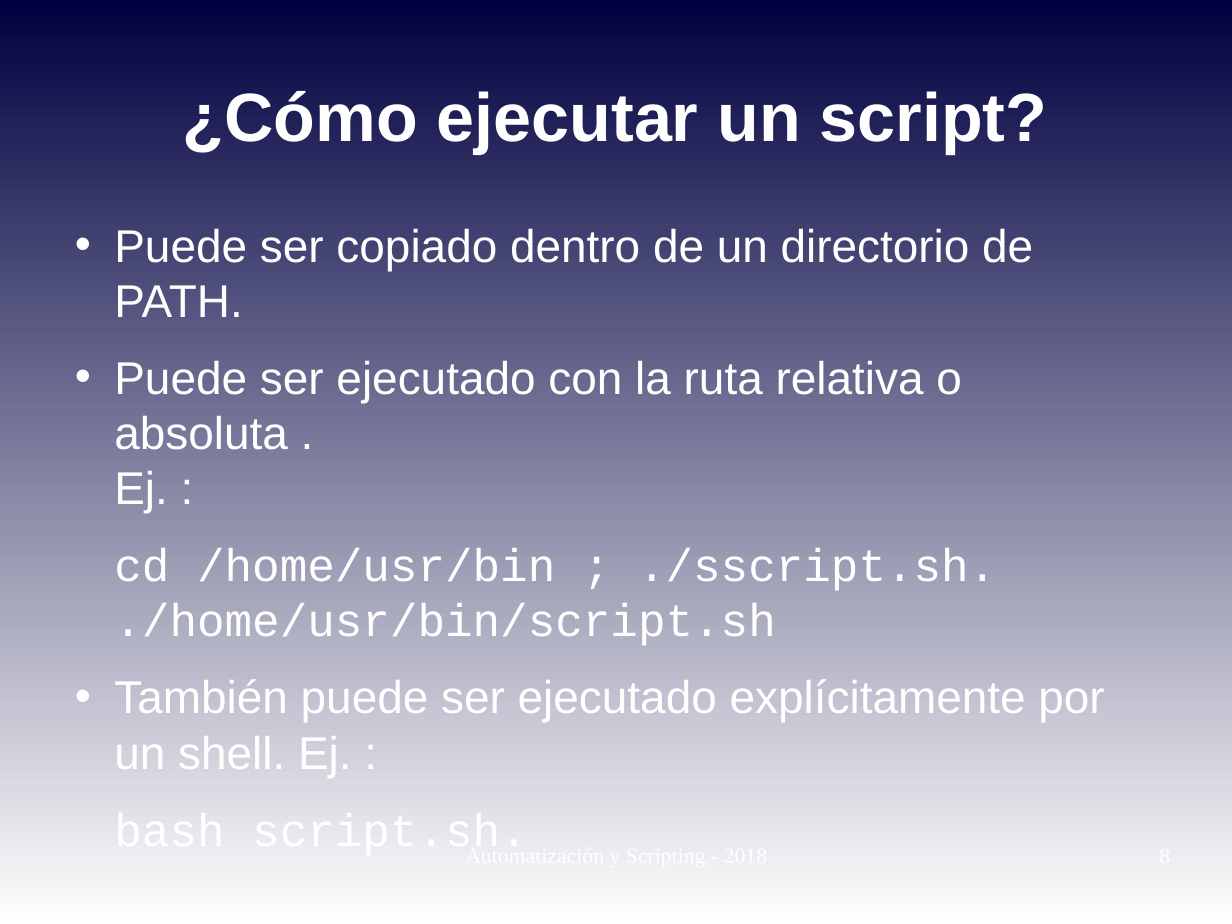
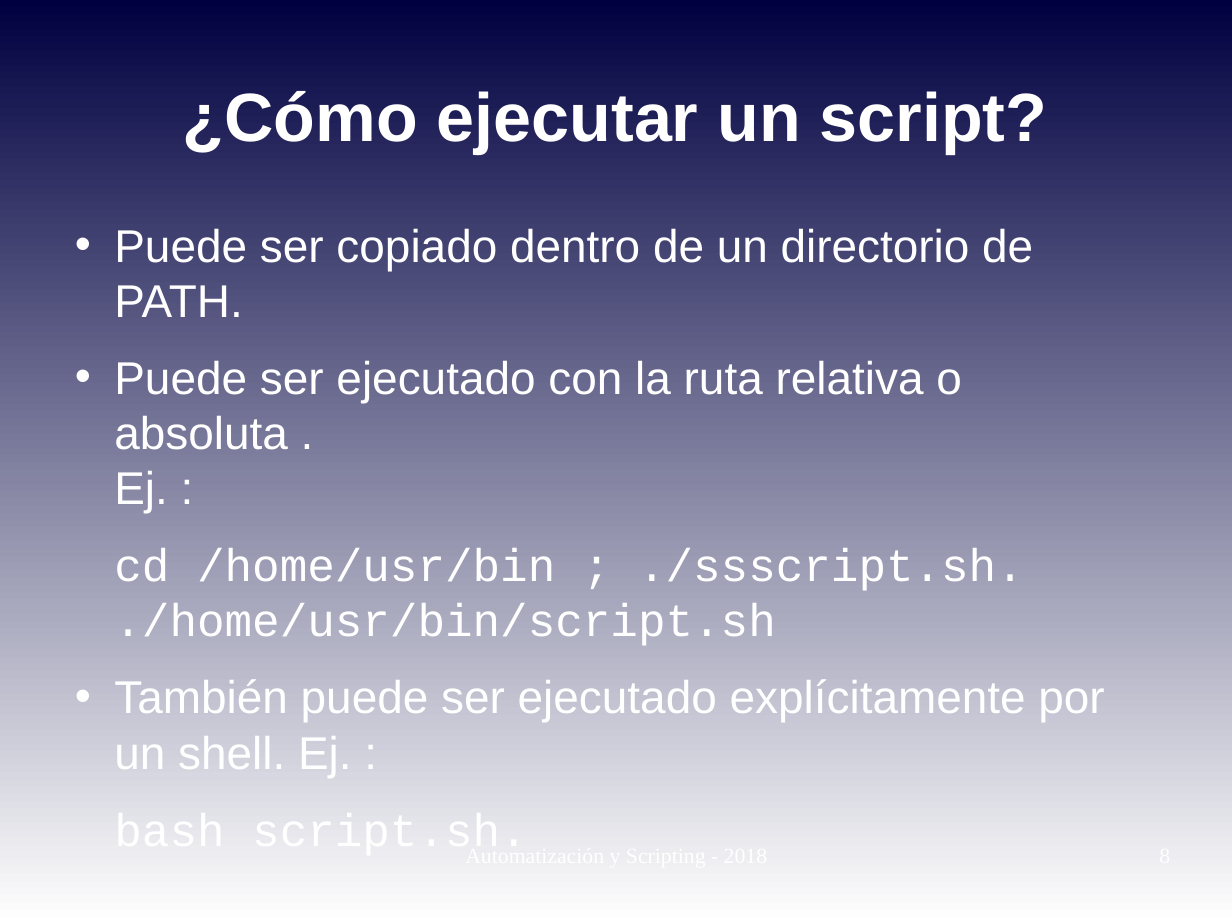
Before and after one commit to niniadcobre/-AutoyScripting, a slide deck: slide 8 of clases/AYS_clase02.odp. Drawn at 1232x924 pixels with LibreOffice and Linux fonts; fonts in the diff are those of the drawing. Boxes give left, top, right and bottom in pixels: in the first picture for what was removed or moved away, otherwise in the second. Text is boxed around its words. In the diff, an @@ line names an element or a change of style, - is before the commit and + after.

```diff
--- a/clases/AYS_clase02.odp
+++ b/clases/AYS_clase02.odp
@@ text at <box>114,549,1024,646</box>: text changed @@
-cd /home/usr/bin ; ./sscript.sh.
-./home/usr/bin/script.sh
+cd /home/usr/bin ; ./ssscript.sh.
+./home/usr/bin/script.sh
```
Also in this commit, not shown: 1 other slide changed, 1 other file.
